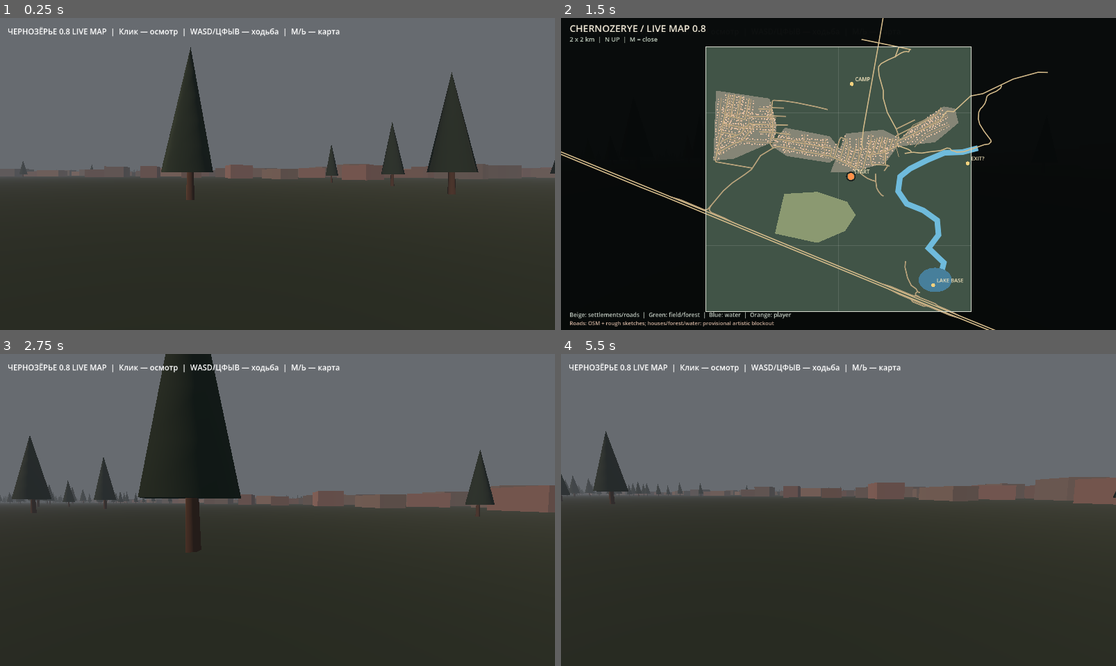
Above: before the commit, frames 1-4 (two rows, left to right).
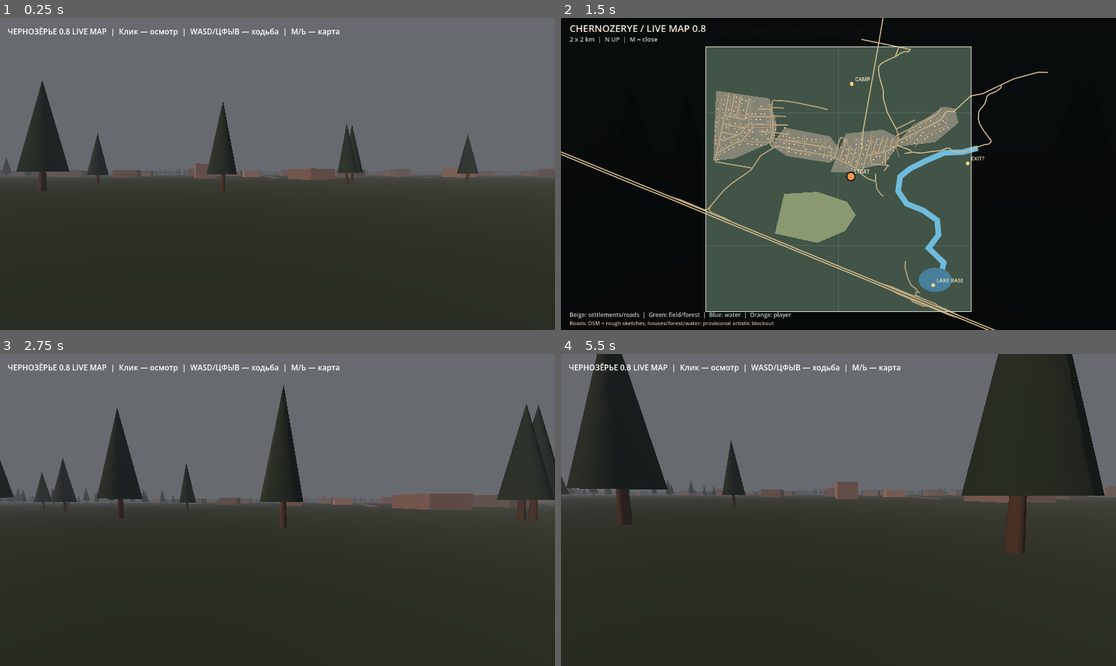
Above: after the commit, the same moments.

Repository: blacklambcult/chernozerye
Game: Godot game, scene res://main.tscn
Two runs of this game, one before a commit and one after it. Both use one fixed random seed, a clock stepped at 60 frames per second and the inputs below.
Inputs (mouse positions are in pixels of both pictures, inside the frame that each line leads up to):
- Up to frame 1 (0.25 s): no input
- Up to frame 2 (1.5 s): tap Enter at 0.5 s; move the mouse to (960, 158) at 0.52 s; hold D 0.53-1.28 s; tap M at 0.6 s; click (960, 158) at 0.67 s; tap Space at 0.77, 1.25 s; move the mouse to (810, 174) at 1.27 s; hold W from 1.28 s (still down); tap Shift at 1.35 s
- Up to frame 3 (2.75 s): keep holding W; tap Space at 1.52 s; tap Enter at 2 s; move the mouse to (288, 503) at 2.02 s; tap M at 2.1 s
- Up to frame 4 (5.5 s): move the mouse to (832, 516) at 2.77 s; tap Shift at 2.85, 4.35 s; click (832, 516) at 2.92 s; tap Space at 3.02, 3.77, 4.25, 4.52 s; move the mouse to (877, 513) at 3.52 s; tap M at 3.6, 5.1 s; move the mouse to (672, 463) at 4.27 s; release W at 4.28 s; hold A 4.28-5.03 s; tap Enter at 5 s; move the mouse to (866, 510) at 5.02 s; hold S from 5.03 s (still down); click (866, 510) at 5.17 s

The runs differ from the first frame. In frame 1, 7.7% of the frame differs, in the area x 0-100%, y 9-59%; in frame 2, 0.8%; in frame 3, 14%; in frame 4, 15%, in the area x 0-100%, y 0-64%.

Commit message:
feat: reduce provisional building density and avoid overlaps across neighborhoods

Diff:
--- a/godot/geography_v07.gd
+++ b/godot/geography_v07.gd
@@ -7,12 +7,13 @@
 
 const SOURCE := "res://world_data.json"
 const MAP_HALF := 995.0
-const HOUSE_LIMIT := 900
+const HOUSE_LIMIT := 420
 const TREE_LIMIT := 7800
 
 var rng := RandomNumberGenerator.new()
 var roads: Array = []
 var house_positions: Array[Vector2] = []
+var house_footprints: Array[Dictionary] = []
 var settlements: Array = []
 var meadow := PackedVector2Array([
     Vector2(-480, -410), Vector2(-410, -110), Vector2(-160, -95),
@@ -185,54 +186,93 @@
         _draw_strip(path, 3.2, Color("#847a68"), 0.068)
 
 func _draw_houses() -> void:
-    var used := {}
-    var count := 0
+    # Provisional houses, not measured footprints. Fewer homes with breathing room,
+    # spread across all street networks (instead of filling early roads first).
+    var candidates: Array[Dictionary] = []
+    var spacing := 32.0
     for route in roads:
         for i in range(route.size() - 1):
             var start := Vector2(float(route[i][0]), float(route[i][1]))
             var finish := Vector2(float(route[i + 1][0]), float(route[i + 1][1]))
             var delta := finish - start
             var length := delta.length()
-            if length < 12.0:
+            if length < 15.0:
                 continue
             var tangent := delta.normalized()
             var side := Vector2(-tangent.y, tangent.x)
-            var samples := int(length / 20.0)
-            for j in range(samples):
+            var count := maxi(1, int(length / spacing))
+            for j in range(count):
                 for direction in [-1.0, 1.0]:
-                    var p := start + delta * ((float(j) + 0.5) / float(samples))
-                    p += tangent * rng.randf_range(-3.5, 3.5)
-                    p += side * direction * rng.randf_range(13.5, 21.0)
+                    if rng.randf() < 0.26:
+                        continue # unbuilt lots, gardens and open plots
+                    var p := start + delta * ((float(j) + 0.5) / float(count))
+                    p += tangent * rng.randf_range(-2.5, 2.5)
+                    p += side * direction * rng.randf_range(17.0, 24.0)
                     if absf(p.x) > MAP_HALF or absf(p.y) > MAP_HALF:
                         continue
                     if not _is_housing(p) or _is_water(p) or _is_in_poly(p, meadow):
                         continue
-                    var key := Vector2i(roundi(p.x / 14.0), roundi(p.y / 14.0))
-                    if used.has(key):
+                    if _close_to_road(p, 9.5):
                         continue
-                    used[key] = true
-                    var width := rng.randf_range(6.0, 10.0)
-                    var depth := rng.randf_range(7.0, 13.0)
-                    var height := rng.randf_range(3.0, 5.2)
-                    var mesh := BoxMesh.new()
-                    mesh.size = Vector3(width, height, depth)
-                    var house := MeshInstance3D.new()
-                    house.mesh = mesh
-                    house.position = Vector3(p.x, height * 0.5, -p.y)
-                    house.rotation.y = -atan2(tangent.y, tangent.x)
-                    var palette := [
-                        Color("#816c60"), Color("#857b70"),
-                        Color("#a38a76"), Color("#706b65"),
-                        Color("#8c746b")
-                    ]
-                    house.material_override = _mat(palette[rng.randi_range(0, palette.size() - 1)])
-                    add_child(house)
-                    house_positions.append(p)
-                    count += 1
-                    if count >= HOUSE_LIMIT:
-                        print("Чернозёрье 0.7: условных домов ", count)
-                        return
-    print("Чернозёрье 0.7: условных домов ", count)
+                    candidates.append({
+                        "point": p,
+                        "angle": -atan2(tangent.y, tangent.x)
+                    })
+
+    # A spatial hash makes this deterministic and prevents overlapping buildings.
+    # Random selection prevents the house cap favoring the first OSM road.
+    var used := {}
+    var accepted := 0
+    const CELL := 24.0
+    while not candidates.is_empty() and accepted < HOUSE_LIMIT:
+        var candidate_index := rng.randi_range(0, candidates.size() - 1)
+        var candidate: Dictionary = candidates[candidate_index]
+        candidates.remove_at(candidate_index)
+        var p: Vector2 = candidate["point"]
+        var cell := Vector2i(floori(p.x / CELL), floori(p.y / CELL))
+        var overlaps := false
+        for dx in range(-1, 2):
+            for dy in range(-1, 2):
+                var nearby_cell := cell + Vector2i(dx, dy)
+                if used.has(nearby_cell):
+                    for neighbor in used[nearby_cell]:
+                        if p.distance_to(neighbor) < 26.0:
+                            overlaps = true
+                            break
+                if overlaps:
+                    break
+            if overlaps:
+                break
+        if overlaps:
+            continue
+        if not used.has(cell):
+            used[cell] = []
+        used[cell].append(p)
+
+        var width := rng.randf_range(6.0, 10.0)
+        var depth := rng.randf_range(8.0, 12.0)
+        var height := rng.randf_range(3.0, 5.2)
+        var mesh := BoxMesh.new()
+        mesh.size = Vector3(width, height, depth)
+        var house := MeshInstance3D.new()
+        house.mesh = mesh
+        house.position = Vector3(p.x, height * 0.5, -p.y)
+        house.rotation.y = float(candidate["angle"])
+        var palette := [
+            Color("#816c60"), Color("#857b70"),
+            Color("#a38a76"), Color("#706b65"), Color("#8c746b")
+        ]
+        house.material_override = _mat(palette[rng.randi_range(0, palette.size() - 1)])
+        add_child(house)
+        house_positions.append(p)
+        house_footprints.append({
+            "center": p,
+            "width": width,
+            "depth": depth,
+            "angle": float(candidate["angle"])
+        })
+        accepted += 1
+    print("Чернозёрье 0.9: условных домов ", accepted, " (не реальные контуры зданий)")
 
 func _draw_forests() -> void:
     # Populate forests outside housing, meadow, water and road envelopes.
